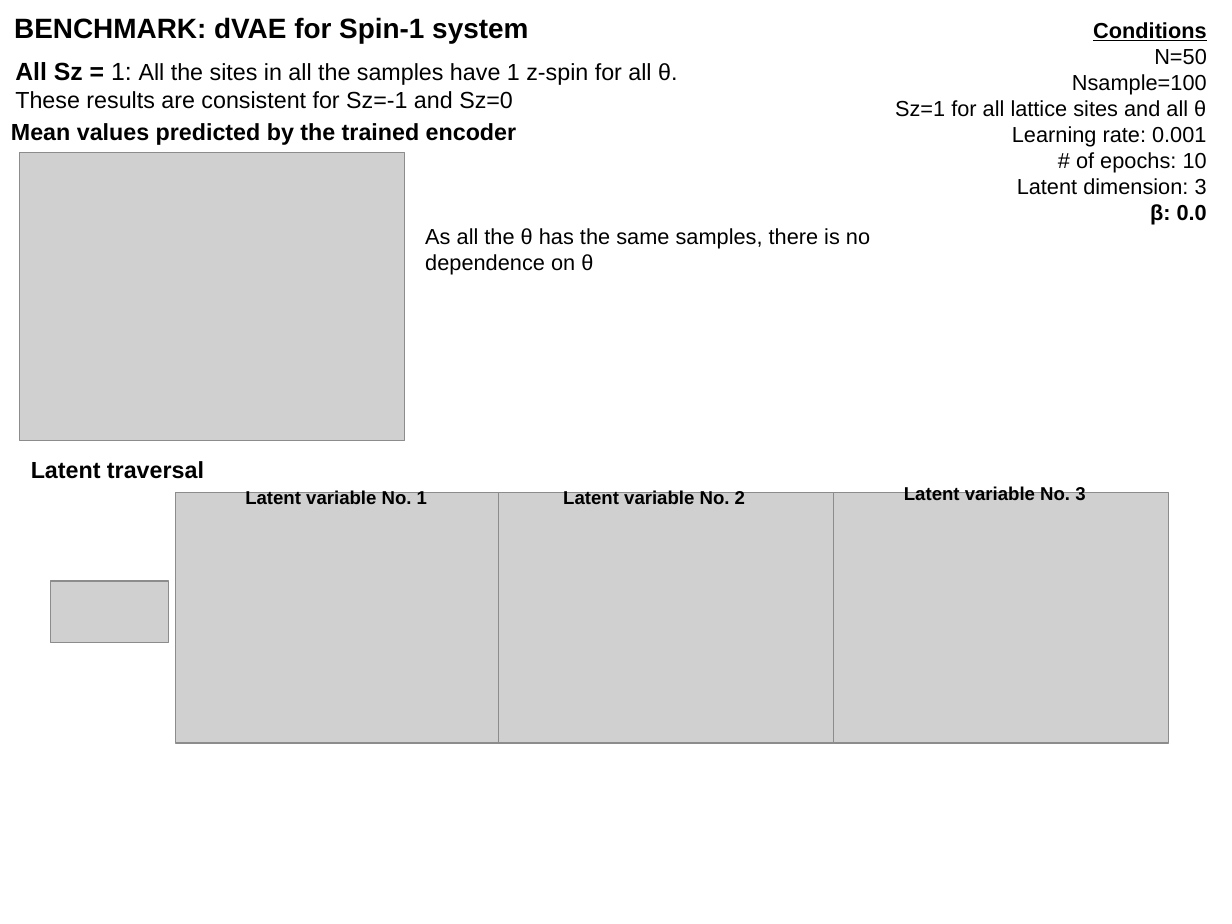
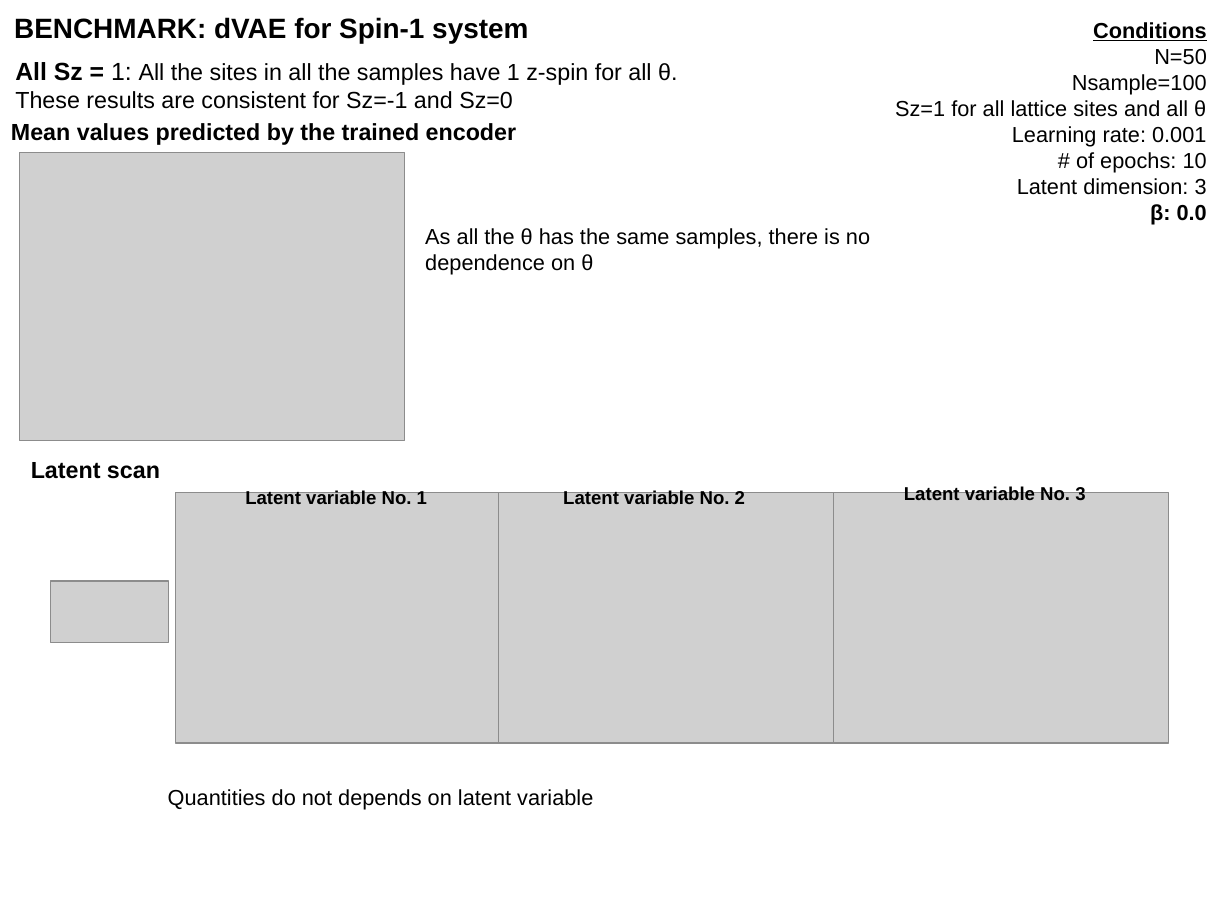
Before and after one commit to YumaAL/pcVAE, a slide deck: slide 11 of slide.odp. Drawn at 1232x924 pixels with LibreOffice and Linux fonts; fonts in the diff are those of the drawing; grey boxes stand for pictures. Boxes give left, top, right and bottom in pixels: in the first picture for what was removed or moved away, otherwise in the second. Text is boxed around its words. In the diff, an @@ line names an element or a change of style, - is before the commit and + after.

```diff
--- a/slide.odp
+++ b/slide.odp
@@ text at <box>31,462,160,479</box>: text changed @@
-Latent traversal
+Latent scan
@@ text added at <box>168,789,593,809</box>, 14 pt, text #000000 @@
+Quantities do not depends on latent variable
```
Also in this commit, not shown: 3 other slides changed, 6 slides added, 2 other files.
